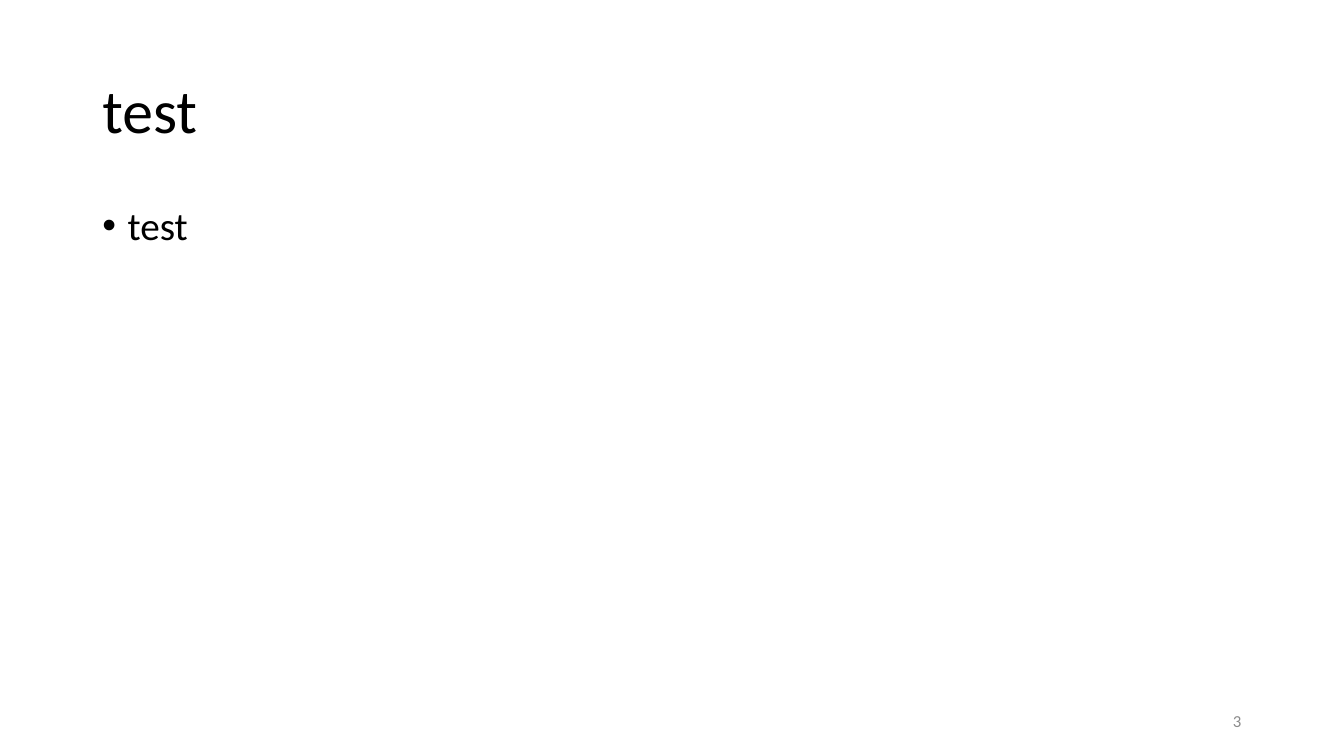
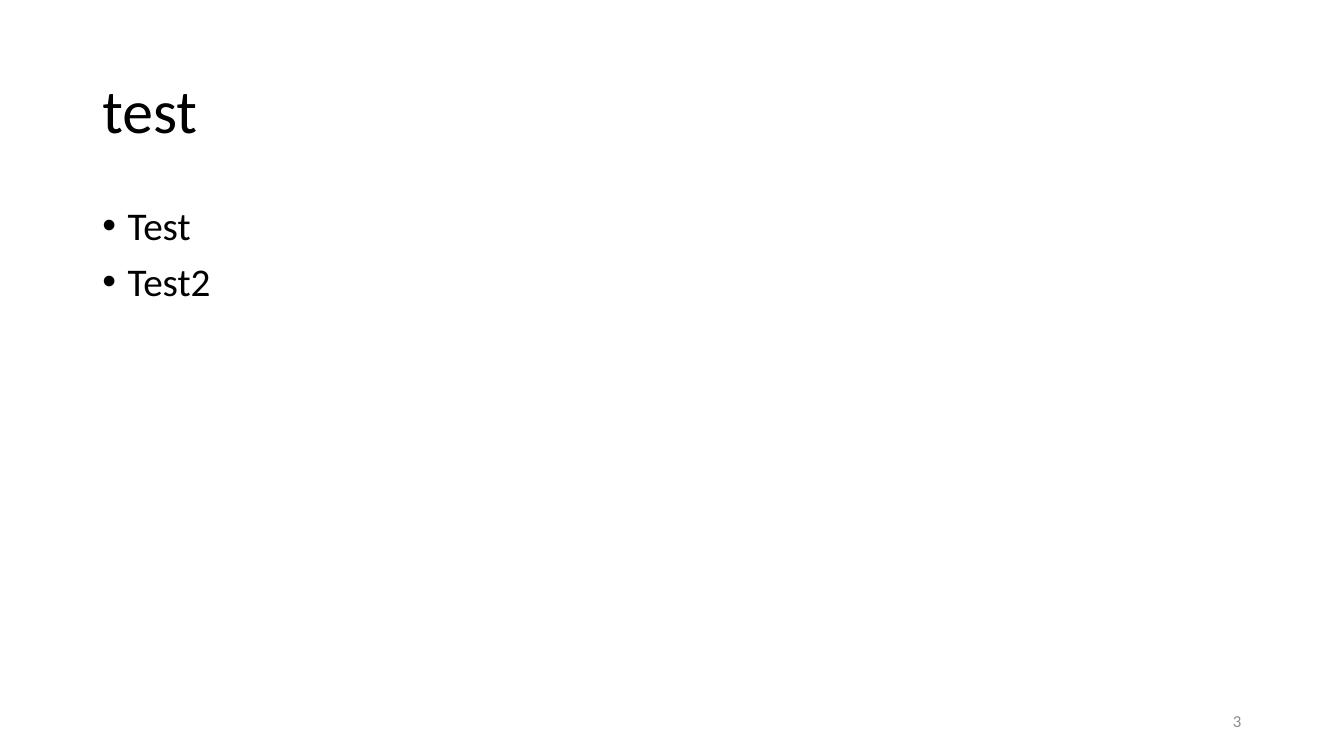
Before and after one commit to ubco-mds-2021-labs/capstone-project-googletrends_capstone, a slide deck: slide 3 of admin/weekly-updates/week4/capstone-midterm.pptx. Drawn at 1344x756 pixels with LibreOffice and Linux fonts; fonts in the diff are those of the drawing. Boxes give left, top, right and bottom in pixels: in the first picture for what was removed or moved away, otherwise in the second. Text is boxed around its words. In the diff, an @@ line names an element or a change of style, - is before the commit and + after.

Commit message:
test

```diff
--- a/admin/weekly-updates/week4/capstone-midterm.pptx
+++ b/admin/weekly-updates/week4/capstone-midterm.pptx
@@ text at (128, 215, 211, 297): text changed @@
-• test
+• Test
+• Test2
```
Also in this commit, not shown: 1 slide added.
